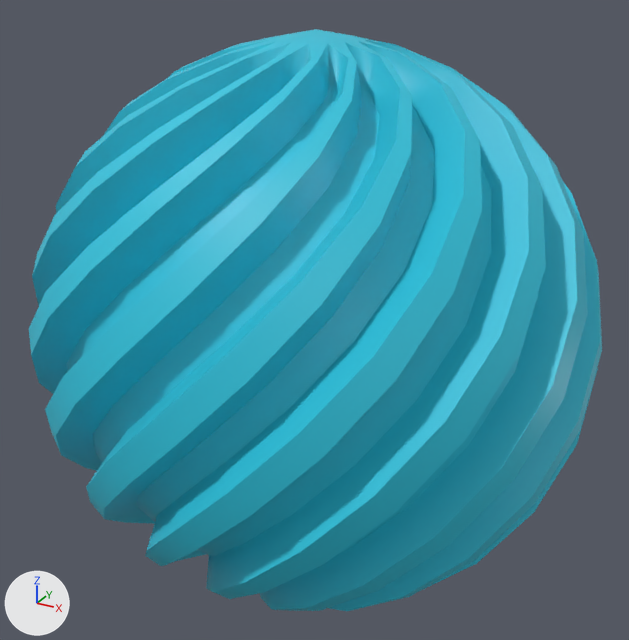
One commit to the Blender file Assets/Models/blend/Shape-5.blend: the scene before it, then after it.
Rendered twice from a camera (50 mm lens) standing at (1.357, -2.477, 1.251) and looking at (-0.006, 0.002, 0.012). Lighting does not change. The marker at lower left points along +X, +Y and +Z.

Script lines for the objects in view, before the commit:
```python
mat_material_001 = principled_material('Material.001')
mat_material_001.base_color = (0.0284, 0.571, 0.753)  # cyan #2fc7e1
me_sphere = bpy.data.meshes.new('Sphere')
me_sphere.from_pydata(...)  # 962 vertices, 944 faces; spans x -0.96..0.96, y -0.96..0.96, z -0.99..0.99
me_sphere.materials.append(mat_material_001)  # cyan #2fc7e1
ob_sphere = bpy.data.objects.new('Sphere', me_sphere)
ob_sphere.location = (0.0, 0.0, 0.0)
```
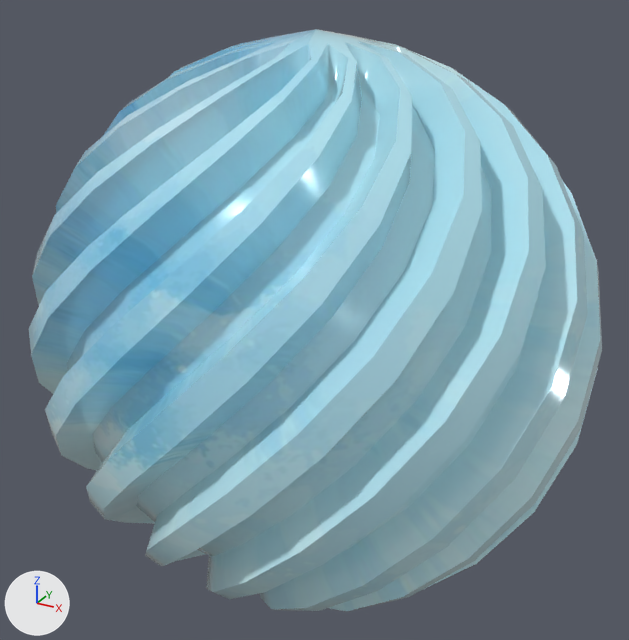
What changed in the scene script:
```text
Add img_soft_texture_png:
    img_soft_texture_png = load_image('soft-texture.png', '../../Textures/soft-texture.png', 1654, 1180, 'sRGB')
Change mat_material_001:
    remove mat_material_001.base_color = (0.0284, 0.571, 0.753)  # cyan #2fc7e1
    add mat_material_001.texture = img_soft_texture_png
    mat_material_001.metallic: 0.0 -> 0.109
    mat_material_001.roughness: 0.5 -> 0.12
```

Where the change shows, as pixel boxes (x1, y1, x2, y2) in the pictures (629 x 640 px):
'Sphere', surface changed
    both: (29, 29, 602, 611)
